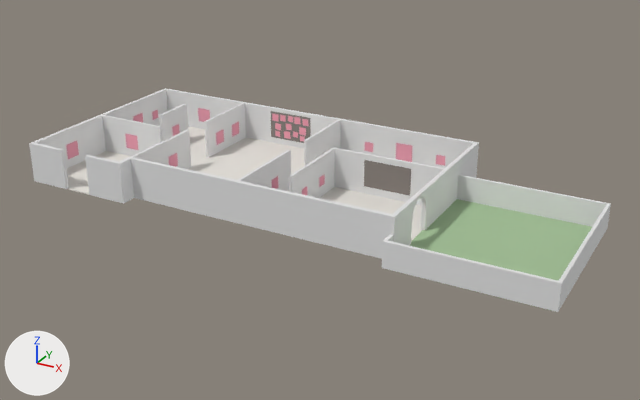
An edit to the Blender file assets-src/blender/museum.blend, drawn before and after from the same camera.
The view is the same before and after, from a 50 mm lens placed at (64.1, -58.1, 33.8), pointed at (26.7, 9.8, -0.2). Every picture has the same lights, and +X, +Y and +Z are marked at lower left. The picture after the commit comes second.

Names of what the first picture shows: 'floor_1_foyer', 'floor_2_story_gallery', 'floor_3_heart_room', 'floor_5_screen_room', 'floor_6_garden', 'garden_walls', 'screen_surface', 'walls' and 20 more.
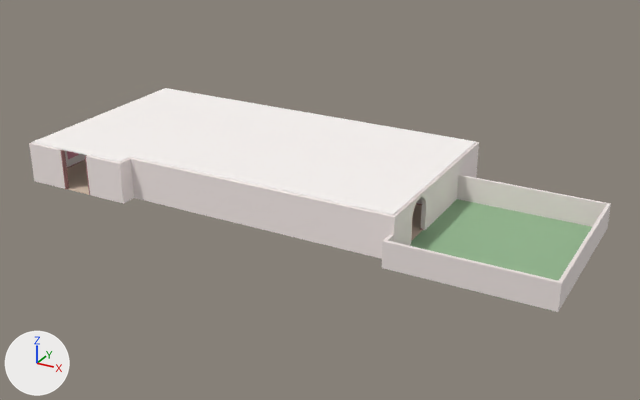
Where the change shows, as pixel boxes [x1, y1, x2, y2] in the pictures (640 x 400 px):
'ceiling_heart_room', added: after [130, 102, 340, 181]
'ceiling_screen_room', added: after [271, 147, 446, 216]
'ceiling_right_gallery', added: after [237, 118, 476, 189]
'ceiling_foyer', added: after [32, 114, 184, 163]
'ceiling_story_gallery', added: after [102, 88, 244, 130]
'door_jambs', added: after [61, 150, 90, 195]
'floor_3_heart_room', unchanged, covered by the edit: before [188, 138, 304, 180]
'floor_5_screen_room', unchanged, covered by the edit: before [320, 187, 422, 241]; after [411, 204, 422, 241]
'screen_surface', unchanged, covered by the edit: before [364, 160, 411, 196]

Edits to the bpy script that builds the scene:
```text
Add mat_door_jamb:
    mat_door_jamb = principled_material('door_jamb')
    mat_door_jamb.base_color = (0.45, 0.22, 0.21)  # pink #b3817e
    mat_door_jamb.roughness = 0.85
Add mat_ceiling:
    mat_ceiling = principled_material('ceiling')
    mat_ceiling.base_color = (0.98, 0.94, 0.92)  # white #fdf8f6
    mat_ceiling.roughness = 0.85
Add me_door_jambs:
    me_door_jambs.from_pydata(...)  # 170 vertices, 154 faces; spans x 3.9..26.6, y -0.2..13.6, z 0.0..4.0
    me_door_jambs.materials.append(mat_door_jamb)  # pink #b3817e
Add me_ceiling_screen_room:
    me_ceiling_screen_room.from_pydata(...)  # a box spanning x 26.5..38.0, y 1.5..13.0, z 4.0..4.12
    me_ceiling_screen_room.materials.append(mat_ceiling)  # white #fdf8f6
Add me_ceiling_right_gallery:
    me_ceiling_right_gallery.from_pydata(...)  # 14 vertices, 12 faces; spans x 23.0..38.0, y 1.5..21.0, z 4.0..4.1
    me_ceiling_right_gallery.materials.append(mat_ceiling)  # white #fdf8f6
Add me_ceiling_heart_room:
    me_ceiling_heart_room.from_pydata([(11.0, 1.5, 4.0), (11.0, 1.5, 4.1), (11.0, 21.0, 4.0), (11.0, 21.0, 4.1), (23.0, 1.5, 4.0), (23.0, 1.5, 4.1), (23.0, 21.0, 4.0), (23.0, 21.0, 4.1)], [], [(0, 1, 3, 2), (2, 3, 7, 6), (6, 7, 5, 4), (4, 5, 1, 0), (2, 6, 4, 0), (7, 3, 1, 5)])
    me_ceiling_heart_room.materials.append(mat_ceiling)  # white #fdf8f6
Add me_ceiling_story_gallery:
    me_ceiling_story_gallery.from_pydata(...)  # a box spanning x 0.0..11.0, y 10.0..21.0, z 4.0..4.12
    me_ceiling_story_gallery.materials.append(mat_ceiling)  # white #fdf8f6
Add me_ceiling_foyer:
    me_ceiling_foyer.from_pydata(...)  # a box spanning x 0.0..11.0, y 0.0..10.0, z 4.0..4.12
    me_ceiling_foyer.materials.append(mat_ceiling)  # white #fdf8f6
Add ob_door_jambs:
    ob_door_jambs = bpy.data.objects.new('door_jambs', me_door_jambs)
    ob_door_jambs.location = (0.0, 0.0, 0.0)
Add ob_ceiling_screen_room:
    ob_ceiling_screen_room = bpy.data.objects.new('ceiling_screen_room', me_ceiling_screen_room)
    ob_ceiling_screen_room.location = (0.0, 0.0, 0.0)
Add ob_ceiling_right_gallery:
    ob_ceiling_right_gallery = bpy.data.objects.new('ceiling_right_gallery', me_ceiling_right_gallery)
    ob_ceiling_right_gallery.location = (0.0, 0.0, 0.0)
Add ob_ceiling_heart_room:
    ob_ceiling_heart_room = bpy.data.objects.new('ceiling_heart_room', me_ceiling_heart_room)
    ob_ceiling_heart_room.location = (0.0, 0.0, 0.0)
Add ob_ceiling_story_gallery:
    ob_ceiling_story_gallery = bpy.data.objects.new('ceiling_story_gallery', me_ceiling_story_gallery)
    ob_ceiling_story_gallery.location = (0.0, 0.0, 0.0)
Add ob_ceiling_foyer:
    ob_ceiling_foyer = bpy.data.objects.new('ceiling_foyer', me_ceiling_foyer)
    ob_ceiling_foyer.location = (0.0, 0.0, 0.0)
```
